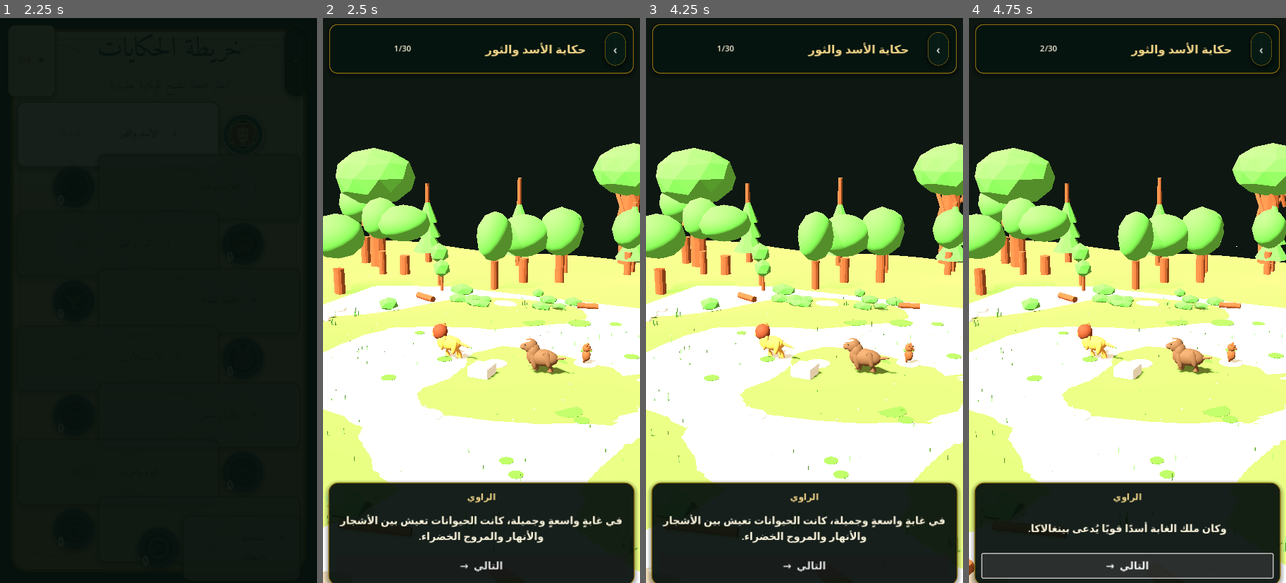
Above: before the commit, frames 1-4 (left to right).
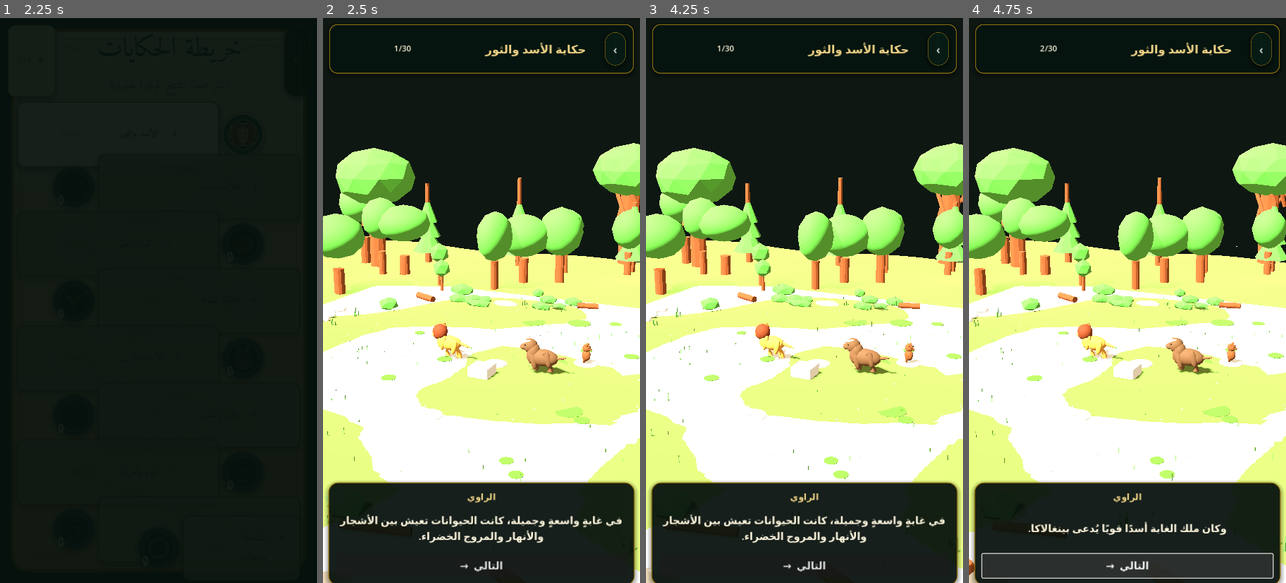
Above: after the commit, the same moments.

Repository: bdssmdkacem-dot/Kalila-Dimna
Game: Godot game, scene res://scenes/main_menu.tscn
Two runs of this game, one before a commit and one after it. Both use one fixed random seed, a clock stepped at 60 frames per second and the inputs below.
Inputs (mouse positions are in pixels of both pictures, inside the frame that each line leads up to):
- Up to frame 1 (2.25 s): click "⚙" at 0.5 s; click "▤" at 1.25 s; click (244, 136) at 2 s
- Up to frame 2 (2.5 s): no input
- Up to frame 3 (4.25 s): click "‹" at 2.75 s; click (890, 136) at 3.5 s
- Up to frame 4 (4.75 s): click "التالي →" at 4.25 s

Frame 1 is identical in both runs. In frame 2, 0.1% of the frame differs, in the area x 0-100%, y 28-98%; in frame 3, 0.3%, in the area x 0-100%, y 27-98%; in frame 4, 0.2%.

Commit message:
Refine cinematic animation tween layering

Diff:
--- a/scenes/scene01_3d.gd
+++ b/scenes/scene01_3d.gd
@@ -27,7 +27,6 @@
 var startup_message: Label
 var startup_button: Button
 var animation_players: Array[AnimationPlayer] = []
-var active_character_tween: Tween
 
 func _ready() -> void:
 	_create_startup_guard()
@@ -351,10 +350,6 @@
 	camera_tween.tween_property(camera, "position", target_position, 0.7)
 	camera_tween.tween_property(camera, "rotation", target_rotation, 0.7)
 
-	# Add a restrained cinematic body sway when the imported asset has no usable animation.
-	# This is deliberately tiny so the camera remains the main storytelling motion.
-	if active_character_tween and active_character_tween.is_running():
-		active_character_tween.kill()
 	if scene_tween and scene_tween.is_running():
 		scene_tween.kill()
 	var duration := 2.5
@@ -363,9 +358,6 @@
 	else:
 		duration = maxf(2.0, String(seg.get("text", "")).length() * FALLBACK_SECONDS_PER_CHAR)
 	var base_rotation := glb_root.rotation.y
-	active_character_tween = create_tween()
-	active_character_tween.tween_property(glb_root, "rotation:y", base_rotation + (0.006 if speaker == "lion" else -0.006), duration * 0.5).set_trans(Tween.TRANS_SINE)
-	active_character_tween.tween_property(glb_root, "rotation:y", base_rotation, duration * 0.5).set_trans(Tween.TRANS_SINE)
 	scene_tween = create_tween()
 	scene_tween.tween_property(glb_root, "rotation:y", base_rotation + 0.012, duration * 0.5).set_trans(Tween.TRANS_SINE)
 	scene_tween.tween_property(glb_root, "rotation:y", base_rotation, duration * 0.5).set_trans(Tween.TRANS_SINE)
